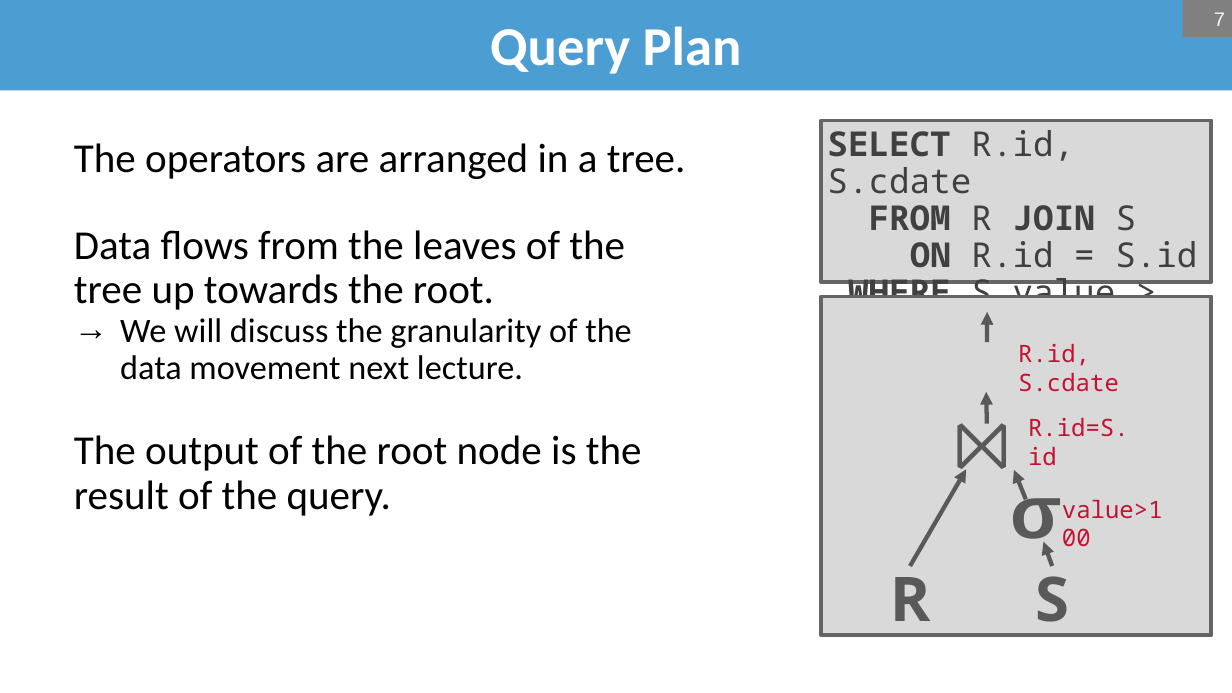
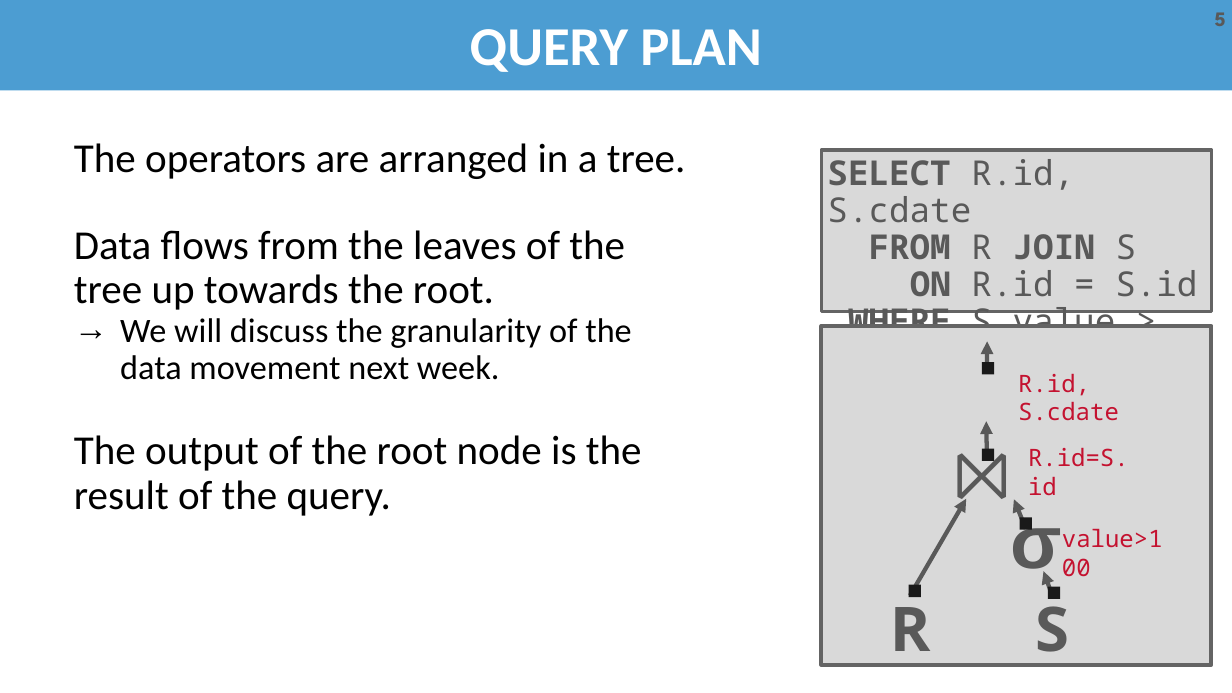
Before and after one commit to bsb20/bsb20.github.io, a slide deck: slide 5 of docs/421_f26/lectures/L12_joins.pptx (slide 7 before the commit). Drawn at 1232x693 pixels with LibreOffice and Linux fonts; fonts in the diff are those of the drawing; background and template pictures are left out. Boxes give left, top, right and bottom in pixels: in the first picture for what was removed or moved away, otherwise in the second. Text is boxed around its words. In the diff, an @@ line names an element or a change of style, - is before the commit and + after.

```diff
--- a/docs/421_f26/lectures/L12_joins.pptx
+++ b/docs/421_f26/lectures/L12_joins.pptx
@@ title at <box>470,29,761,72</box>: text changed @@
-Query Plan
+QUERY PLAN
@@ page number: place and size @@
-page number at <box>1183,0,1232,37</box>
+page number at <box>1215,12,1226,26</box>
@@ page number at <box>1215,12,1226,26</box>: fill #808080 to none @@
@@ page number at <box>1215,12,1226,26</box>: text changed; font Courier New to League Spartan; text colour #F2F2F2 to #595959; bold on @@
-7
+5
@@ rectangle "SELECT R.id, S.cdate" at <box>822,150,1212,312</box>: text colour #404040 to #595959; outline #646464 2.25 pt to #646464 2 pt @@
@@ text at <box>120,318,631,380</box>: text changed @@
-  → We will discuss the granularity of the data movement next lecture.
+  → We will discuss the granularity of the data movement next week.
@@ rectangle added at <box>982,362,994,375</box>, fill #1A1A1A @@
@@ rectangle added at <box>982,448,994,461</box>, fill #1A1A1A @@
@@ rectangle added at <box>1020,517,1032,530</box>, fill #1A1A1A @@
@@ rectangle added at <box>909,585,922,598</box>, fill #1A1A1A @@
@@ 8 texts, 5 arrows, 2 rectangles: place and size @@
-8 texts, 5 arrows, 2 rectangles at <box>822,121,1212,637</box>
+8 texts, 5 arrows, 2 rectangles at <box>822,150,1212,667</box>
@@ rectangle added at <box>1048,586,1061,599</box>, fill #1A1A1A @@
```
Also in this commit, not shown: 24 other slides changed, 1 slide added, 1 other file.
